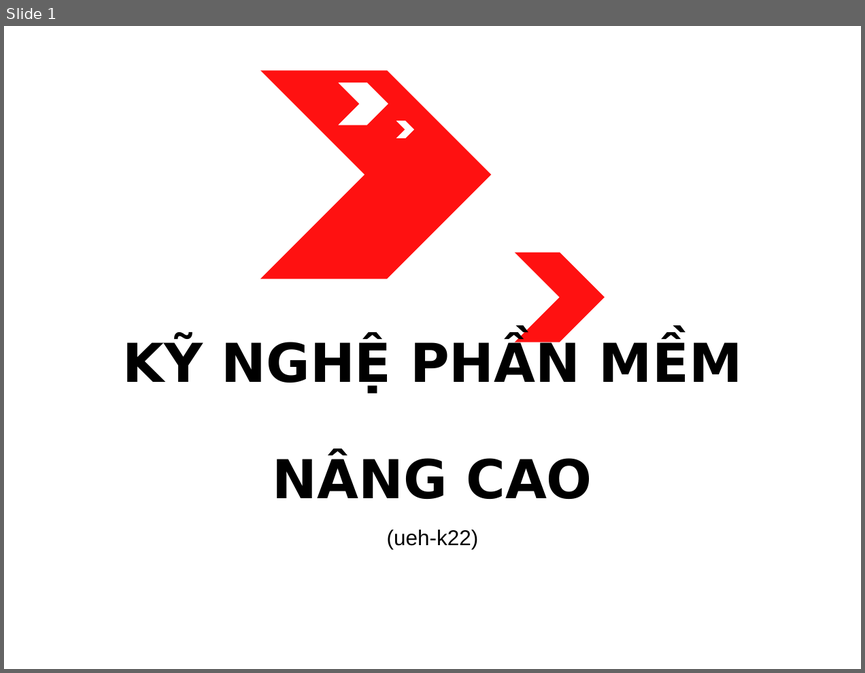
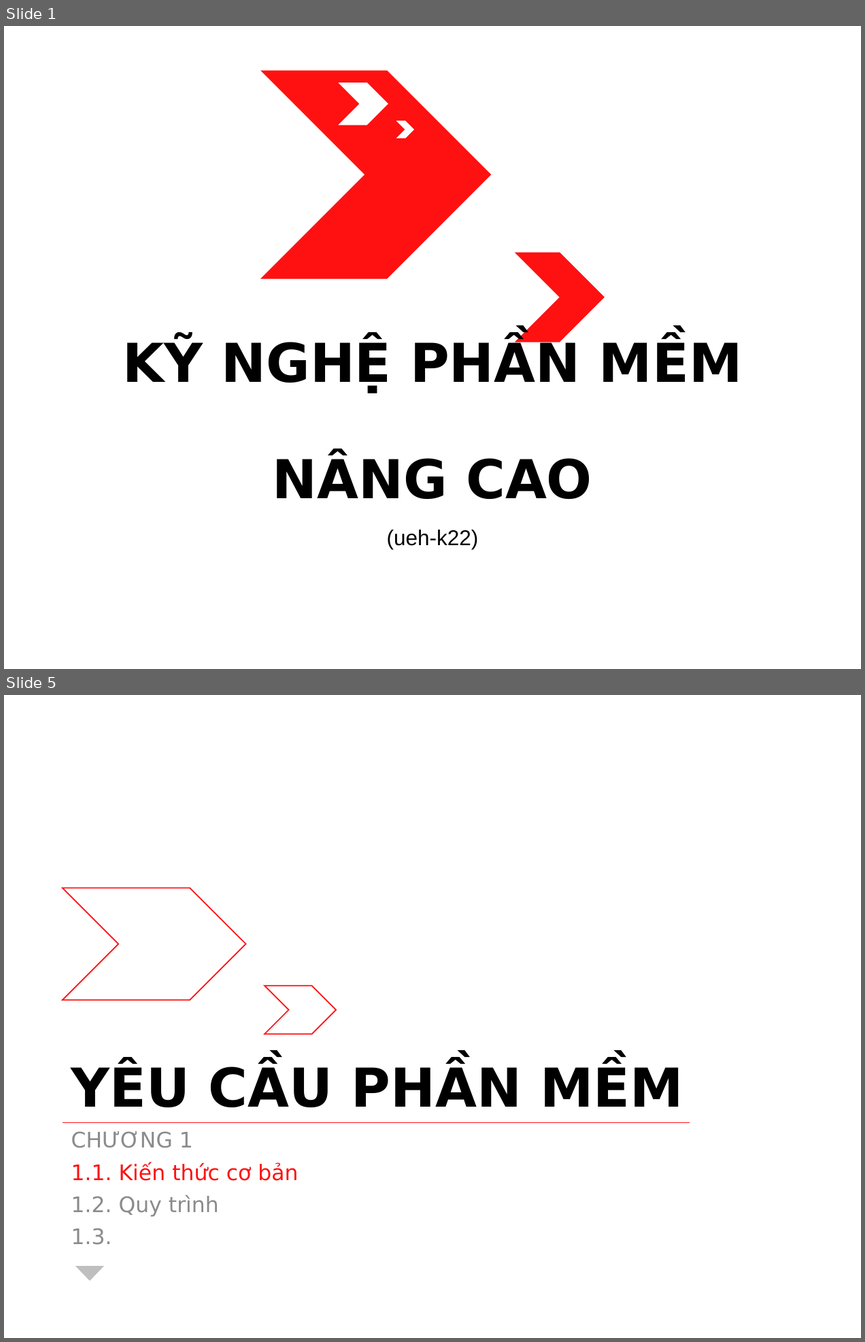
Before and after one commit to riverspart/uet-adv-sw-engineering, a slide deck: slide/release/chapter_1/slide.pptx. Shown one above the other, each under a label of ours: slide 1 before the commit, slides 1 and 5 after it; the slides between them are not shown. The pictures are 865x673 and 865x1342 pixels, drawn with LibreOffice and Linux fonts; fonts in the diff are those of the drawing. Boxes give left, top, right and bottom in pixels: in the first picture for what was removed or moved away, otherwise in the second. Text is boxed around its words. In the diff, an @@ line names an element or a change of style, - is before the commit and + after.

Commit message:
Release new template for slide vs Content structure for 1.1, 1.2
- Update slide template
+ Add Heading context title for content slides
+ Add Session preview hierarchy for session slides
- Add Content structure for 1.1, 1.2

```diff
--- a/slide/release/chapter_1/slide.pptx
+++ b/slide/release/chapter_1/slide.pptx
@@ slide 5 added at (4,695,861,1338), background #FFFFFF @@
@@ chevron added at (62,888,245,1000), outline #FF1111 1 pt @@
@@ chevron added at (264,985,336,1034), outline #FF1111 1 pt @@
@@ title added at (71,1063,683,1107), 45 pt, text #000000, bold @@
+YÊU CẦU PHẦN MỀM
@@ line added from (62, 1123) to (689, 1123), #FF1111 0.5 pt @@
@@ text added at (71,1131,298,1244), 18 pt, text #8C8C8C @@
+CHƯƠNG 1
+1.1. Kiến thức cơ bản
+1.2. Quy trình
+1.3.
@@ triangle added at (75,1266,103,1280), fill #BFBFBF @@
```
Also in this commit, not shown: 4 slides changed, 5 other slides added.
